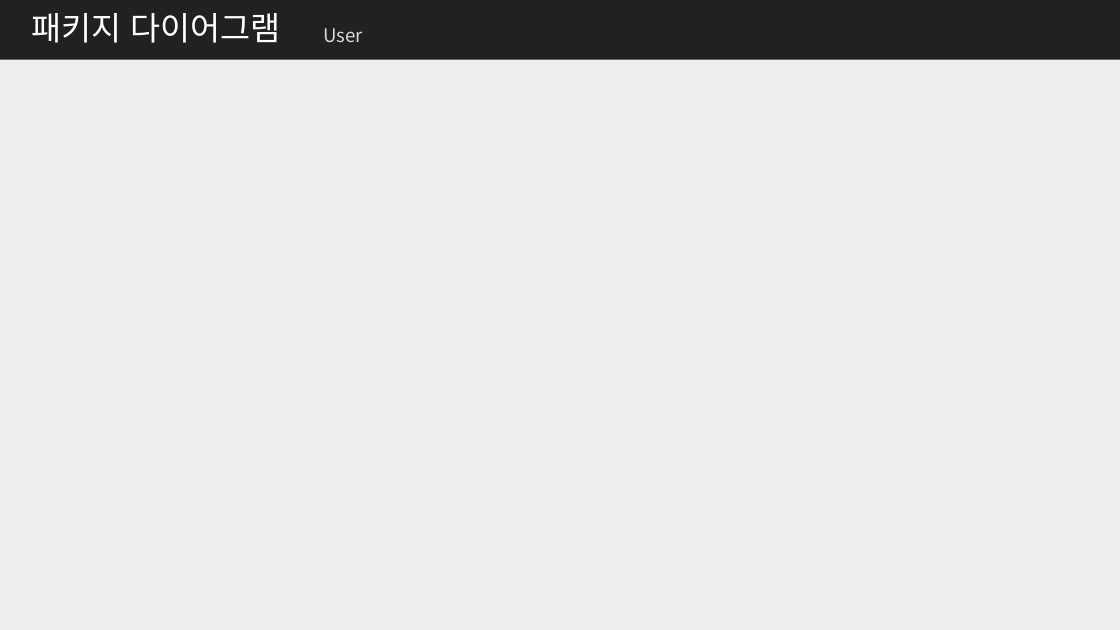
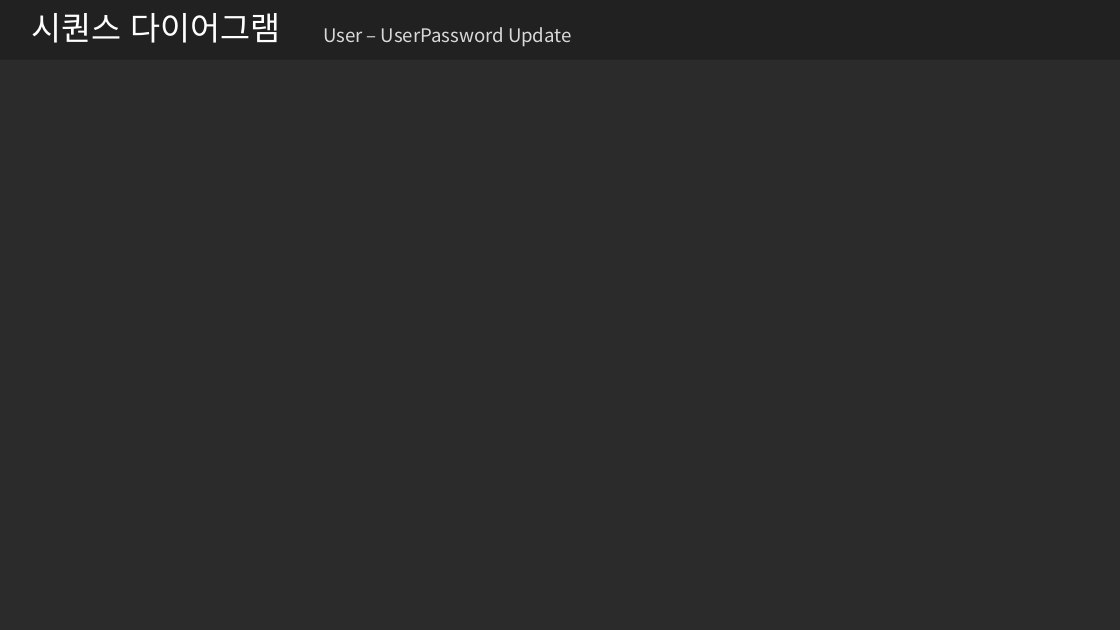
Before and after one commit to me0768/KHFinalProject, a slide deck: slide 19 of 보고서/클래스설계서_Final_Project.pptx (slide 8 before the commit). Drawn at 1120x630 pixels with LibreOffice and Linux fonts; fonts in the diff are those of the drawing; background and template pictures are left out; a plain dark background stands for a picture behind light text. Boxes give left, top, right and bottom in pixels: in the first picture for what was removed or moved away, otherwise in the second. Text is boxed around its words. In the diff, an @@ line names an element or a change of style, - is before the commit and + after.

```diff
--- a/보고서/클래스설계서_Final_Project.pptx
+++ b/보고서/클래스설계서_Final_Project.pptx
@@ background #EEEEEE to picture (left out) @@
@@ title at (31, 13, 281, 43): text changed @@
-패키지 다이어그램
+시퀀스 다이어그램
@@ text at (323, 27, 572, 47): text changed @@
-User
+User – UserPassword Update
```
Also in this commit, not shown: 7 other slides changed, 26 slides added, 39 other files.
